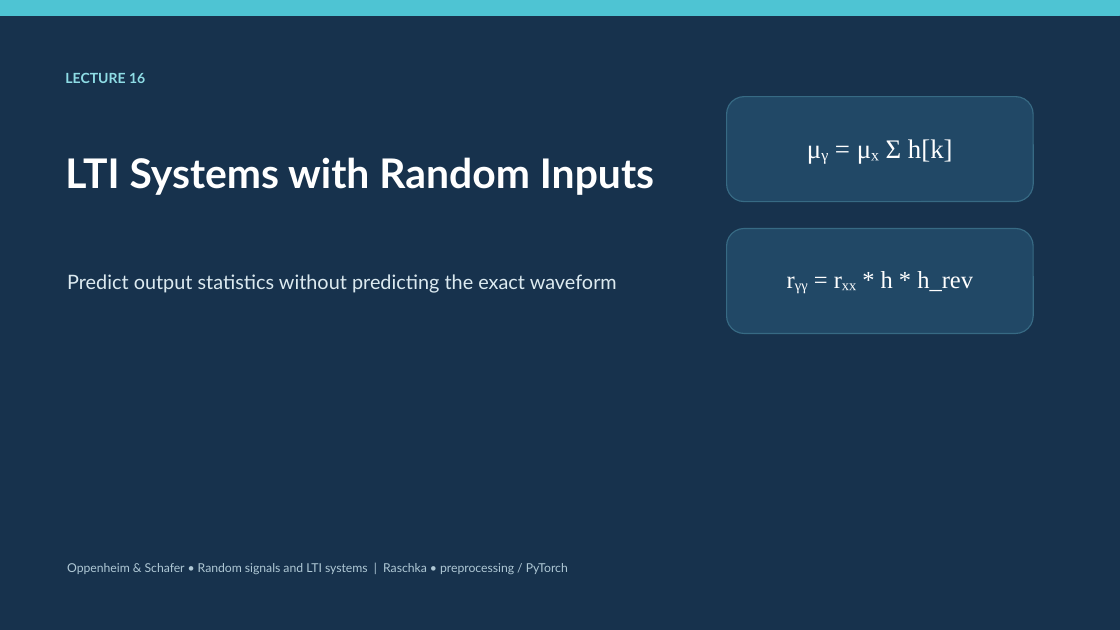
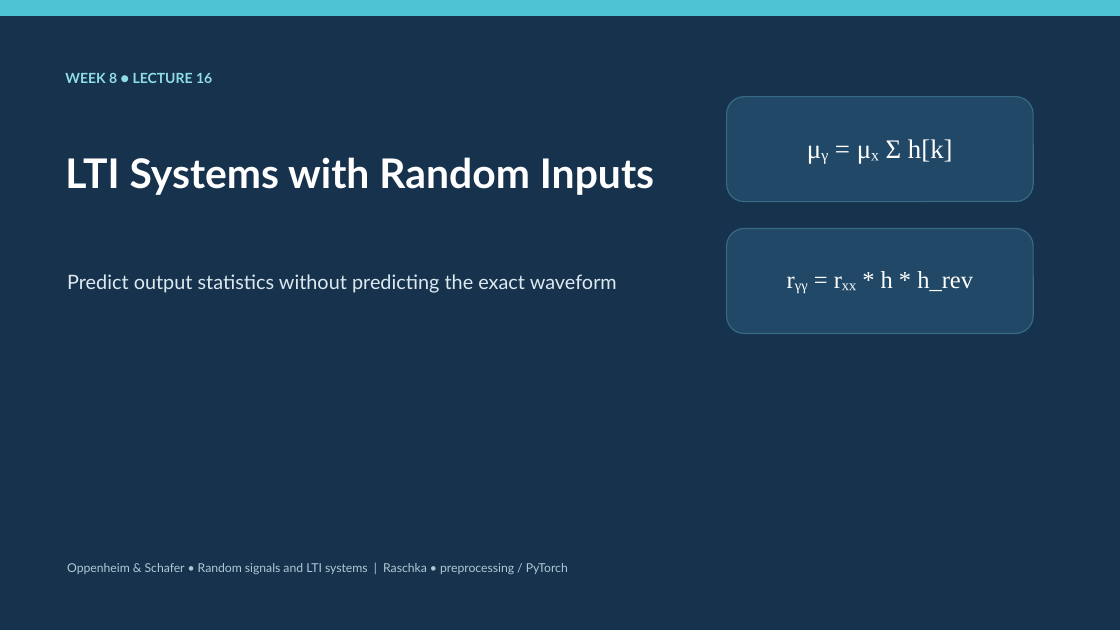
Before and after one commit to mathys2000/ecen45632_f26, a slide deck: slide 1 of python/CourseDesign/Week08e/Week8_Lecture16_LTI_Systems_Random_Inputs.pptx. Drawn at 1120x630 pixels with LibreOffice and Linux fonts; fonts in the diff are those of the drawing. Boxes give left, top, right and bottom in pixels: in the first picture for what was removed or moved away, otherwise in the second. Text is boxed around its words. In the diff, an @@ line names an element or a change of style, - is before the commit and + after.

```diff
--- a/python/CourseDesign/Week08e/Week8_Lecture16_LTI_Systems_Random_Inputs.pptx
+++ b/python/CourseDesign/Week08e/Week8_Lecture16_LTI_Systems_Random_Inputs.pptx
@@ text at <box>65,73,212,83</box>: text changed @@
-LECTURE 16
+WEEK 8 ● LECTURE 16
```
Also in this commit, not shown: 3 other slides changed, 23 other files.
